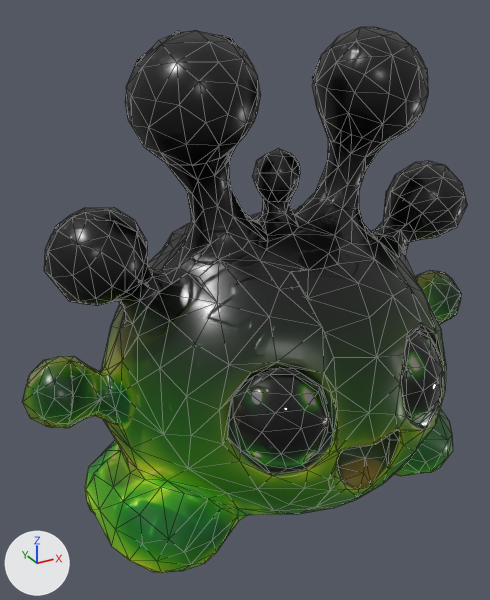
The glTF model assets/units/bloom.glb, before and after one commit.
Rendered twice from a 50 mm camera at (-1.23, -1.98, 1.82) aimed at (-0.12, 0.03, 0.81). Lighting does not change. The marker at lower left points along +X, +Y and +Z. The older version comes first. Mesh edges are drawn as thin lines. Vertices at exactly the same position are counted once.

Objects in the first picture: 'Animated source - BLOOM'.
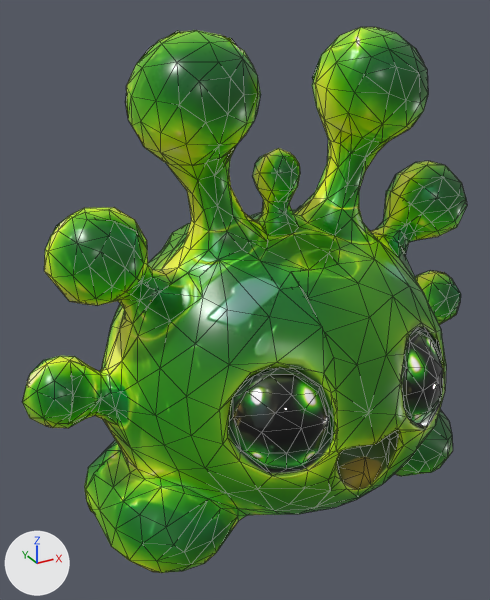
Boxes (x1, y1, x2, y2) around the edits, measured in the pictures (490 x 600 px; the box of a moved part takes in the faces that stretch with it):
part 1 of me_model_007, moved or reshaped
    before: (55, 33, 467, 561)
    after: (55, 32, 467, 561)
part 2 of me_model_007, recoloured (lighter)
    both: (22, 27, 466, 512)

What the commit changed:
Material 'model' (mat_model) is new.
Uses the picture img_texture_diffuse.
Uses the picture img_texture_metallic_texture_roughness.
Uses the picture img_texture_normal.
me_model_007 is used by ob_animated_source___bloom; location (0.0, 0.0, 0.0).
me_model_007 had 1334 vertices, 2200 faces and spanned x -0.95..0.94, y -0.6..0.6, z 0.0..1.74.
me_model_007 now has 1370 vertices, 2275 faces and spans x -0.95..0.94, y -0.6..0.6, z 0.0..1.74.
Part 1, on me_model_007:
33 vertices are removed from x -0.75..0.89, y -0.58..0.57, z 0.0..1.7.
232 faces are deleted.
65 vertices are added at x -0.77..0.91, y -0.58..0.57, z 0.0..1.71.
301 new faces join them.
me_model_007 part 2: 1942 faces spanning x -0.95..0.94, y -0.6..0.6, z 0.0..1.74 switch from mat_model_008 to mat_model.
Other edits to the shape of me_model_007 do not show in these pictures.
